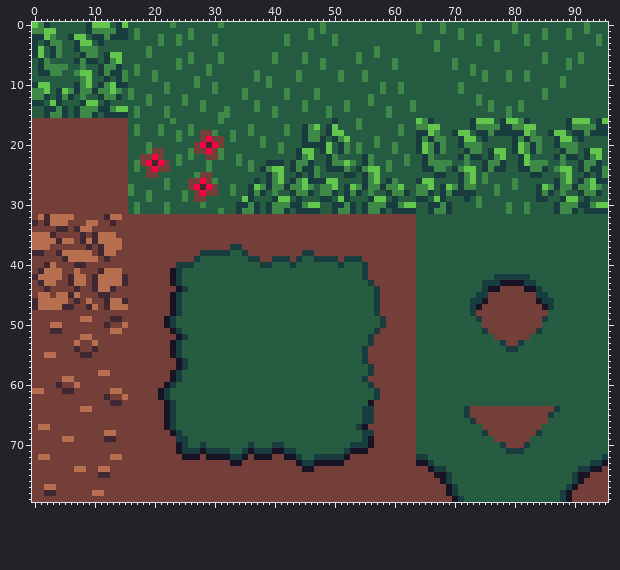
A pixel-art file gets an edit: Assets/Sptites/Ground/Asperite Files/Grass.ase. Above: the version before the commit.
96x80 pixels, 1 frame.
After the commit:
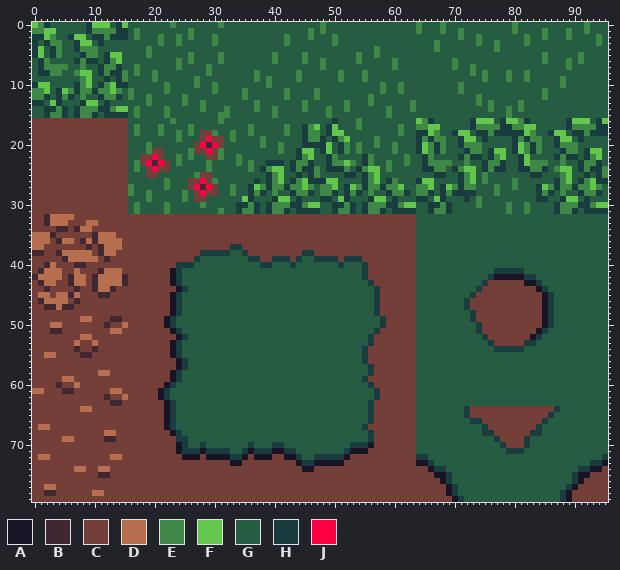
Palette (. is transparent): A #181425  B #3f2832  C #743f39  D #b86f50  E #3e8948  F #63c74d  G #265c42  H #193c3e  J #ff0044
Difference:
{"y":32,"x":1,"old":"D","new":"C"}
{"y":32,"x":12,"old":"BDD","new":"CCC"}
{"y":33,"x":0,"old":"B","new":"C"}
{"y":33,"x":13,"old":"B","new":"C"}
{"y":35,"x":8,"old":"B","new":"C"}
{"y":36,"x":3,"old":"D","new":"C"}
{"y":37,"x":2,"old":"D","new":"C"}
{"y":41,"x":77,"old":"GGGGG","new":"HHHHH"}
{"y":42,"x":76,"old":"GHHHHH","new":"HAAAAA"}
{"y":42,"x":83,"old":"G","new":"H"}
{"y":43,"x":76,"old":"HHAAAAHHG","new":"CCCCCCAAH"}
{"y":44,"x":74,"old":"GHAA","new":"HCCC"}
{"y":44,"x":82,"old":"AAHG","new":"CCAH"}
{"y":45,"x":73,"old":"GHH","new":"HCC"}
{"y":45,"x":84,"old":"HHG","new":"CAH"}
{"y":46,"x":0,"old":"BD","new":"CB"}
{"y":46,"x":9,"old":"D","new":"C"}
{"y":46,"x":12,"old":"BDDB","new":"CCCC"}
{"y":46,"x":72,"old":"GHHA","new":"HCCC"}
{"y":46,"x":84,"old":"AH","new":"CA"}
{"y":47,"x":0,"old":"BDDD","new":"CCBB"}
{"y":47,"x":9,"old":"BD","new":"CC"}
{"y":47,"x":12,"old":"BDDD","new":"CCCC"}
{"y":47,"x":72,"old":"GHA","new":"HCC"}
{"y":48,"x":85,"old":"CG","new":"AH"}
{"y":49,"x":73,"old":"GH","new":"HC"}
{"y":49,"x":85,"old":"HG","new":"AH"}
{"y":50,"x":74,"old":"G","new":"H"}
{"y":50,"x":85,"old":"GG","new":"AH"}
{"y":51,"x":74,"old":"GH","new":"HC"}
{"y":51,"x":84,"old":"HG","new":"AH"}
{"y":52,"x":75,"old":"GG","new":"HC"}
{"y":52,"x":83,"old":"GG","new":"AH"}
{"y":53,"x":76,"old":"GGH","new":"HCC"}
{"y":53,"x":81,"old":"HGG","new":"CHH"}
{"y":54,"x":77,"old":"GG","new":"HH"}
{"y":54,"x":81,"old":"G","new":"H"}
{"y":63,"x":56,"old":"A","new":"H"}
{"y":64,"x":55,"old":"H","new":"G"}
{"y":65,"x":55,"old":"H","new":"G"}
{"y":66,"x":55,"old":"H","new":"G"}
{"y":66,"x":74,"old":"C","new":"H"}
{"y":66,"x":85,"old":"C","new":"H"}
{"y":67,"x":54,"old":"HA","new":"GH"}
{"y":67,"x":75,"old":"C","new":"H"}
{"y":67,"x":84,"old":"C","new":"H"}
{"y":68,"x":55,"old":"H","new":"G"}
{"y":68,"x":76,"old":"C","new":"H"}
{"y":68,"x":83,"old":"C","new":"H"}
{"y":69,"x":55,"old":"HA","new":"GH"}
{"y":69,"x":77,"old":"C","new":"H"}
{"y":69,"x":82,"old":"C","new":"H"}
{"label":"changed","picture_box":[32,214,86,250]}
{"label":"changed","picture_box":[104,214,122,226]}
{"label":"changed","picture_box":[464,268,554,352]}
{"label":"changed","picture_box":[32,298,56,310]}
{"label":"changed","picture_box":[86,298,128,310]}
{"label":"changed","picture_box":[356,400,374,442]}
{"label":"changed","picture_box":[476,418,500,442]}
{"label":"changed","picture_box":[524,418,548,442]}
